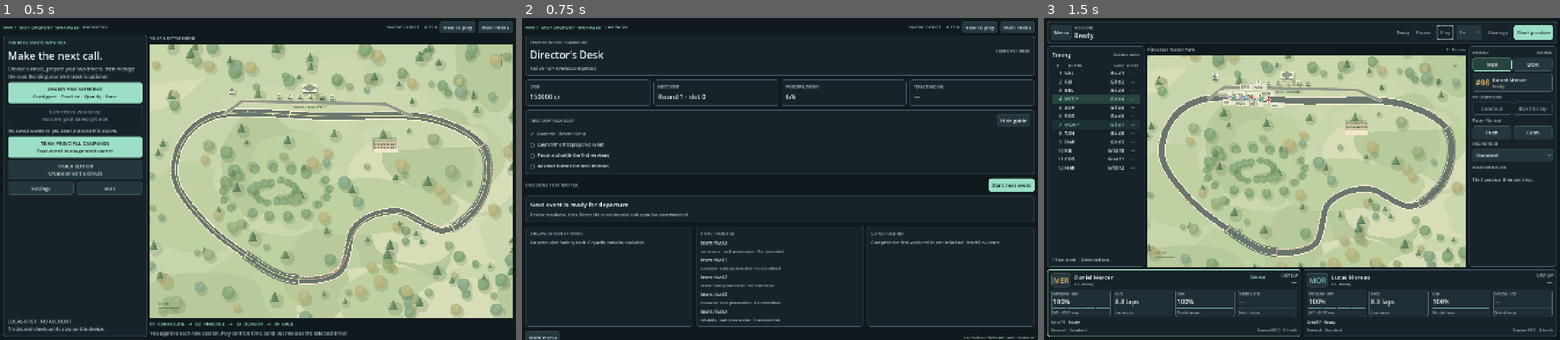
Above: before the commit, frames 1-3 (left to right).
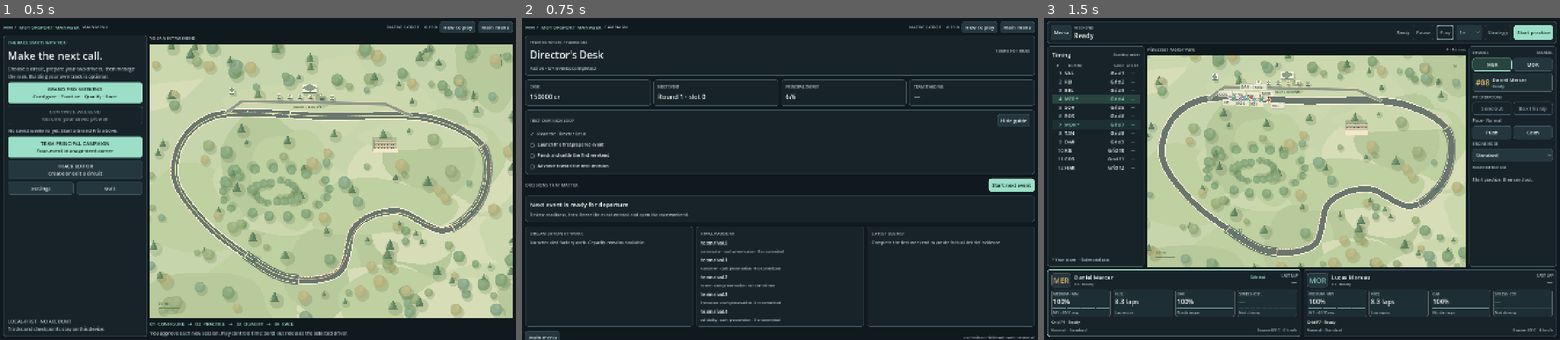
Above: after the commit, the same moments.

Repository: Luis85/motorsport-manager
Game: Godot game, scene res://scenes/main.tscn
Two runs of this game, one before a commit and one after it. Both use one fixed random seed, a clock stepped at 60 frames per second and the inputs below.
Inputs:
- Up to frame 1 (0.5 s): no input
- Up to frame 2 (0.75 s): click "TEAM PRINCIPAL CAMPAIGN Four-…" at 0.5 s
- Up to frame 3 (1.5 s): click "Start next event" at 1.25 s

Frame 1 is identical in both runs. In frame 2, 0.4% of the frame differs, in the area x 32-93%, y 64-96%; in frame 3, nothing differs.

Commit message:
polish: make Director Desk responsive

Diff:
--- a/scripts/ui/campaign/director_desk.gd
+++ b/scripts/ui/campaign/director_desk.gd
@@ -49,7 +49,10 @@
 	subtitle.autowrap_mode = TextServer.AUTOWRAP_WORD_SMART; body.add_child(subtitle)
 
 func _build_status() -> void:
-	var row = HBoxContainer.new(); row.add_theme_constant_override("separation", roundi(8 * text_scale)); add_child(row)
+	var row = GridContainer.new()
+	row.columns = 2 if get_viewport_rect().size.x < 1250 or text_scale >= 1.25 else 4
+	row.add_theme_constant_override("h_separation", roundi(8 * text_scale))
+	row.add_theme_constant_override("v_separation", roundi(8 * text_scale)); add_child(row)
 	var season = data.get("season", {})
 	var next_event = data.get("next_event", {})
 	var standing = "—" if int(season.get("position", 0)) <= 0 else "P%d · %d pts" % [int(season.position), int(season.points)]
@@ -102,8 +105,10 @@
 		detail.autowrap_mode = TextServer.AUTOWRAP_WORD_SMART; body.add_child(detail)
 
 func _build_columns() -> void:
-	var columns = HBoxContainer.new(); columns.size_flags_vertical = Control.SIZE_EXPAND_FILL
-	columns.add_theme_constant_override("separation", roundi(10 * text_scale)); add_child(columns)
+	var columns = GridContainer.new(); columns.size_flags_vertical = Control.SIZE_EXPAND_FILL
+	columns.columns = 1 if get_viewport_rect().size.x < 1250 or text_scale >= 1.25 else 3
+	columns.add_theme_constant_override("h_separation", roundi(10 * text_scale))
+	columns.add_theme_constant_override("v_separation", roundi(10 * text_scale)); add_child(columns)
 	_build_work(columns)
 	_build_rivals(columns)
 	_build_debrief(columns)
